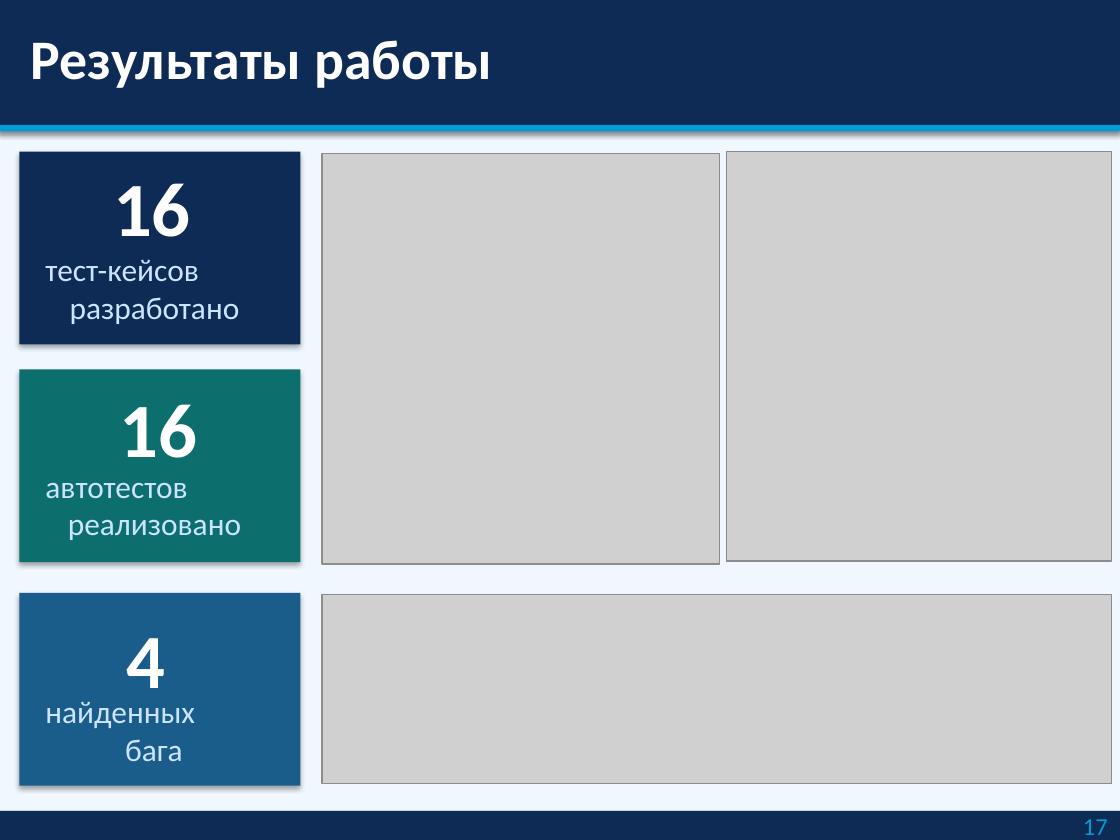
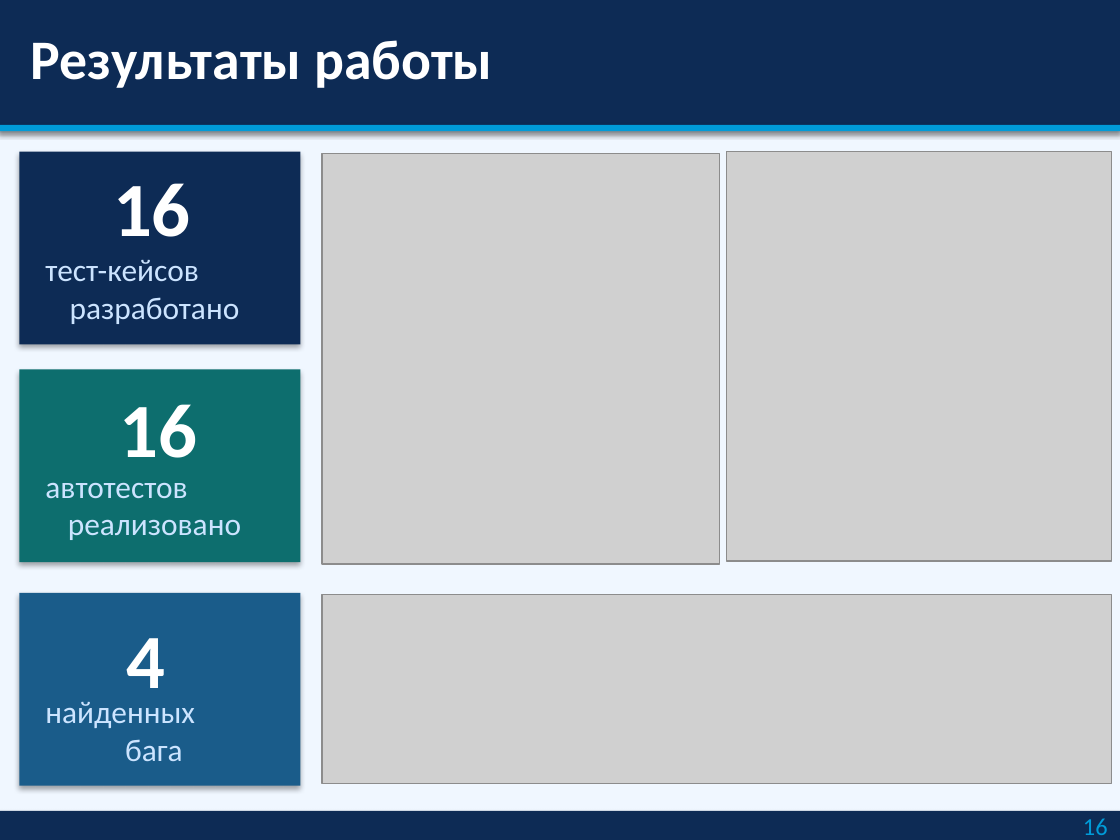
Before and after one commit to A-nastasia627/Diplom, a slide deck: slide 16 of Презентация_Шавалеева_Python_QA .pptx (slide 17 before the commit). Drawn at 1120x840 pixels with LibreOffice and Linux fonts; fonts in the diff are those of the drawing; grey boxes stand for pictures. Boxes give left, top, right and bottom in pixels: in the first picture for what was removed or moved away, otherwise in the second. Text is boxed around its words. In the diff, an @@ line names an element or a change of style, - is before the commit and + after.

```diff
--- a/Презентация_Шавалеева_Python_QA .pptx
+++ b/Презентация_Шавалеева_Python_QA .pptx
@@ text at [1083,818,1108,835]: text changed @@
-17
+16
```
Also in this commit, not shown: 8 other slides changed, 1 slide removed, 2 other files.
